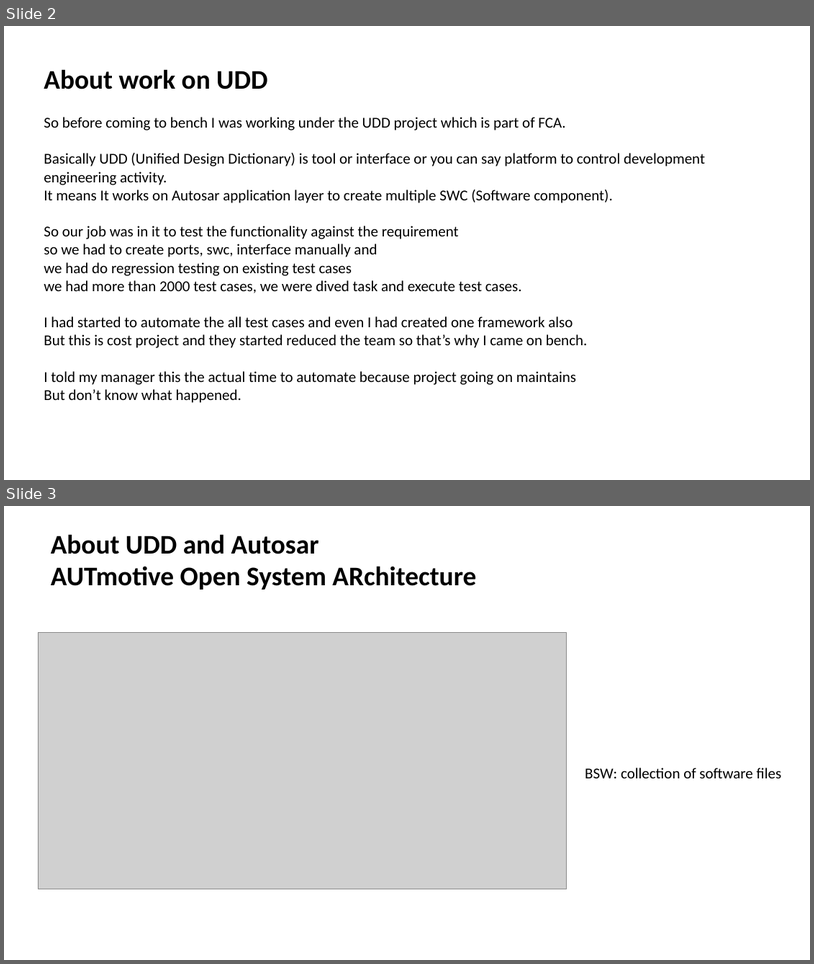
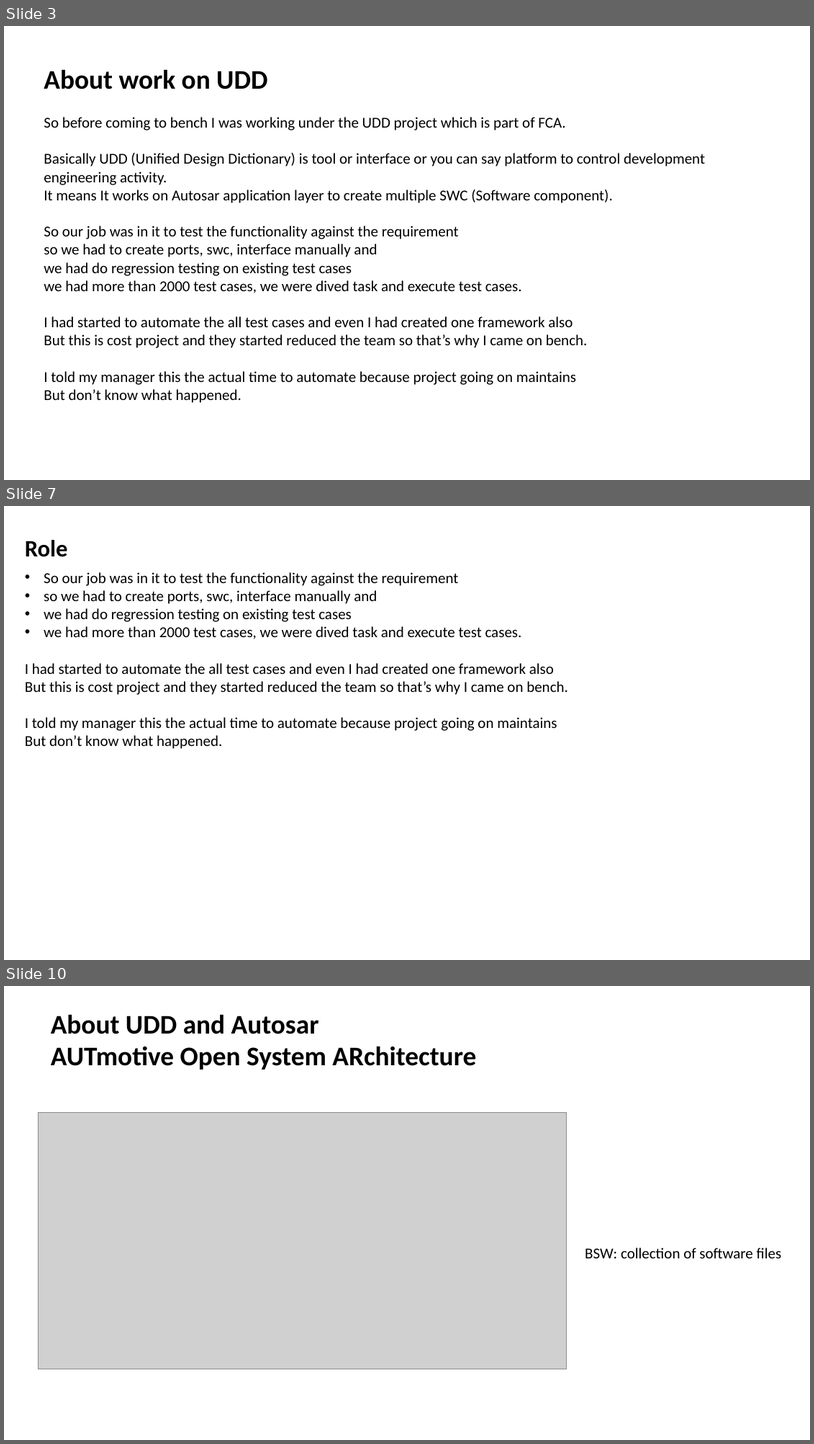
Before and after one commit to rohitb13/images, a slide deck: Combilne_Doc/For_KPIT_IP.pptx. Shown one above the other, each under a label of ours: slides 2 and 3 before the commit, slides 3, 7 and 10 after it; the slides between them are not shown. The pictures are 814x964 and 814x1444 pixels, drawn with LibreOffice and Linux fonts; fonts in the diff are those of the drawing; grey boxes stand for pictures. Boxes give left, top, right and bottom in pixels: in the first picture for what was removed or moved away, otherwise in the second. Text is boxed around its words. In the diff, an @@ line names an element or a change of style, - is before the commit and + after.

```diff
--- a/Combilne_Doc/For_KPIT_IP.pptx
+++ b/Combilne_Doc/For_KPIT_IP.pptx
@@ slide 7 added at (4, 506, 810, 960), background #FFFFFF @@
@@ text added at (25, 540, 68, 557), 28 pt, text #000000, bold @@
+Role
@@ text added at (25, 572, 568, 749), 18 pt, text #000000 @@
+• So our job was in it to test the functionality against the requirement
+• so we had to create ports, swc, interface manually and
+• we had do regression testing on existing test cases
+• we had more than 2000 test cases, we were dived task and execute test cases.
+I had started to automate the all test cases and even I had created one framework also
+But this is cost project and they started reduced the team so that’s why I came on bench.
+I told my manager this the actual time to automate because project going on maintains
+But don’t know what happened.
@@ what was slide 2 is now slide 3 @@
@@ what was slide 3 is now slide 10 @@
```
Also in this commit, not shown: 4 slides changed, 14 other slides added, 4 other files.
